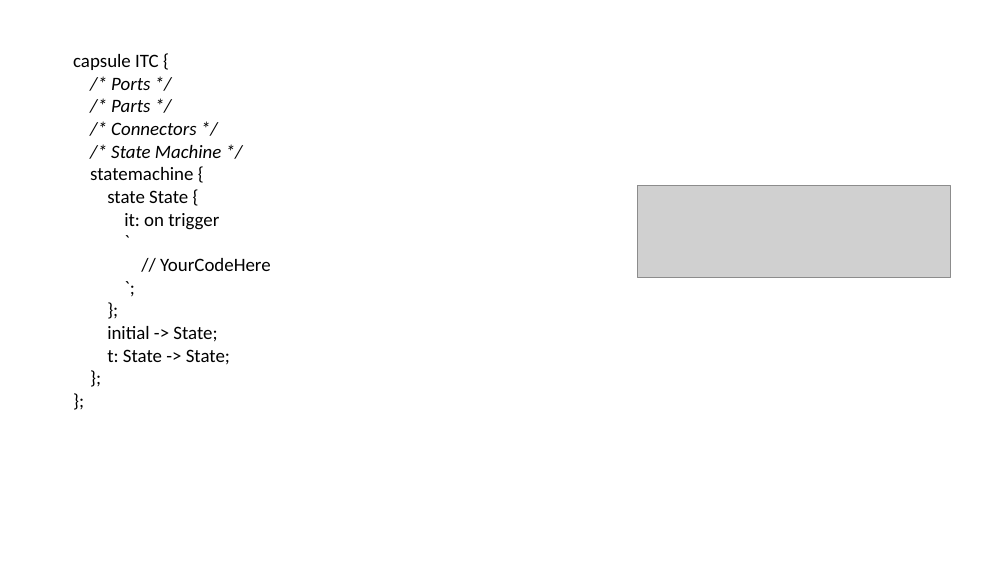
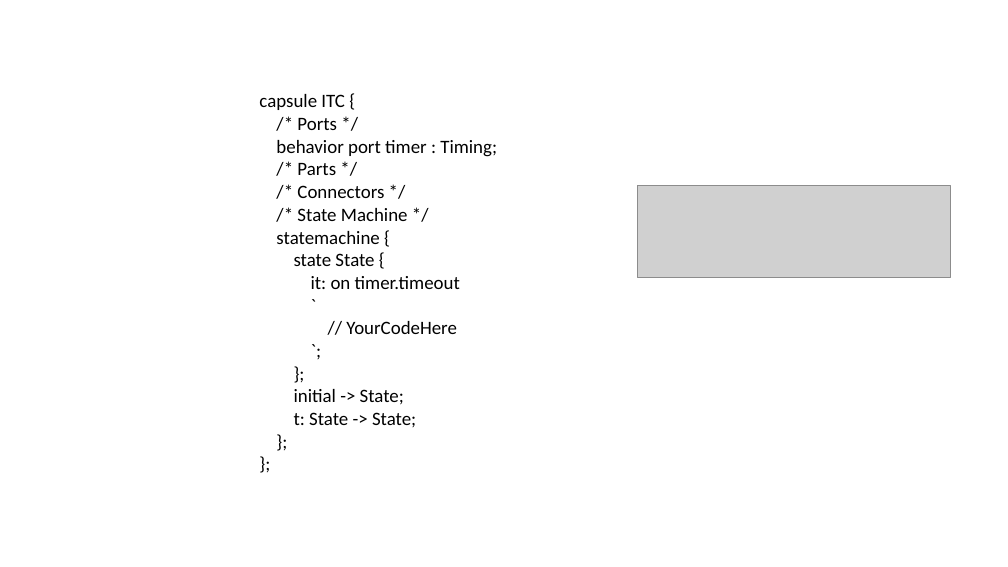
Before and after one commit to secure-dev-ops/code-realtime, a slide deck: slide 8 of illustrations.pptx. Drawn at 1008x567 pixels with LibreOffice and Linux fonts; fonts in the diff are those of the drawing; grey boxes stand for pictures. Boxes give left, top, right and bottom in pixels: in the first picture for what was removed or moved away, otherwise in the second. Text is boxed around its words. In the diff, an @@ line names an element or a change of style, - is before the commit and + after.

```diff
--- a/illustrations.pptx
+++ b/illustrations.pptx
@@ text "capsule ITC {" moved from (x1=73, y1=54, x2=270, y2=365) to (x1=259, y1=94, x2=497, y2=427) @@
@@ text at (x1=297, y1=118, x2=408, y2=221): italic off in "/* Ports */", "/* Parts */", "/* Connectors */", "/* State Machine */" @@
@@ text at (x1=276, y1=140, x2=497, y2=157): paragraph added @@
+behavior port timer : Timing;
@@ text at (x1=311, y1=276, x2=460, y2=289): text changed @@
-it: on trigger
+it: on timer.timeout
```
Also in this commit, not shown: 1 slide added, 1 slide removed, 14 other files.
